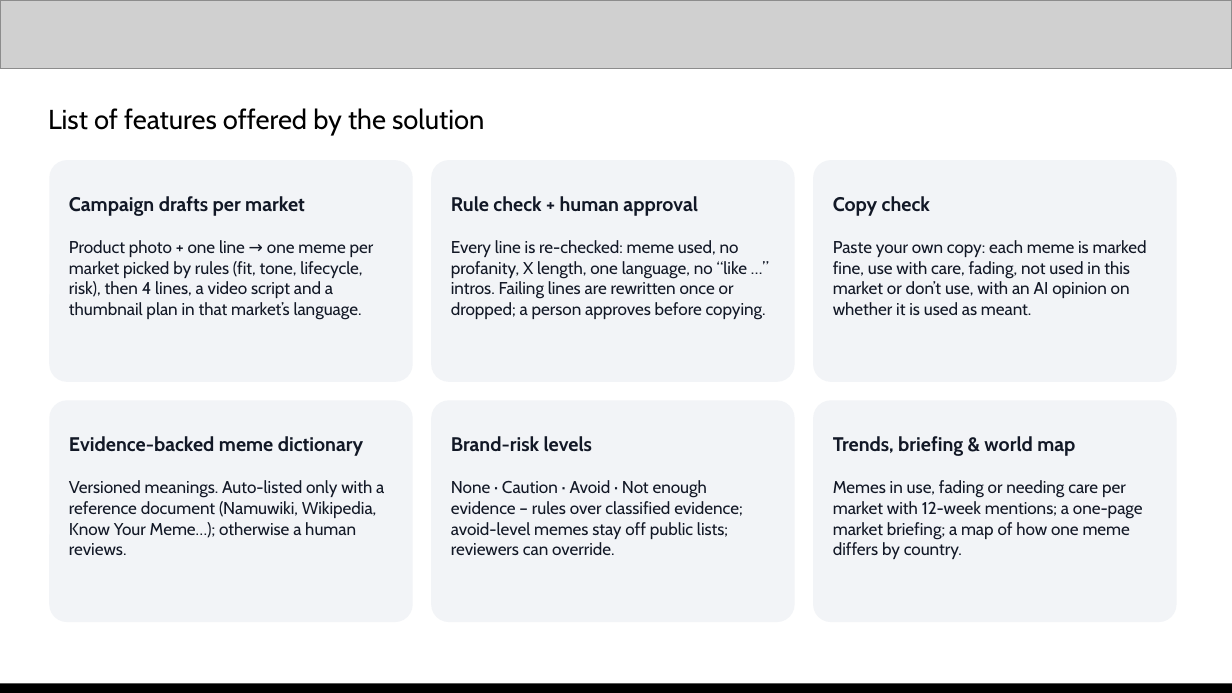
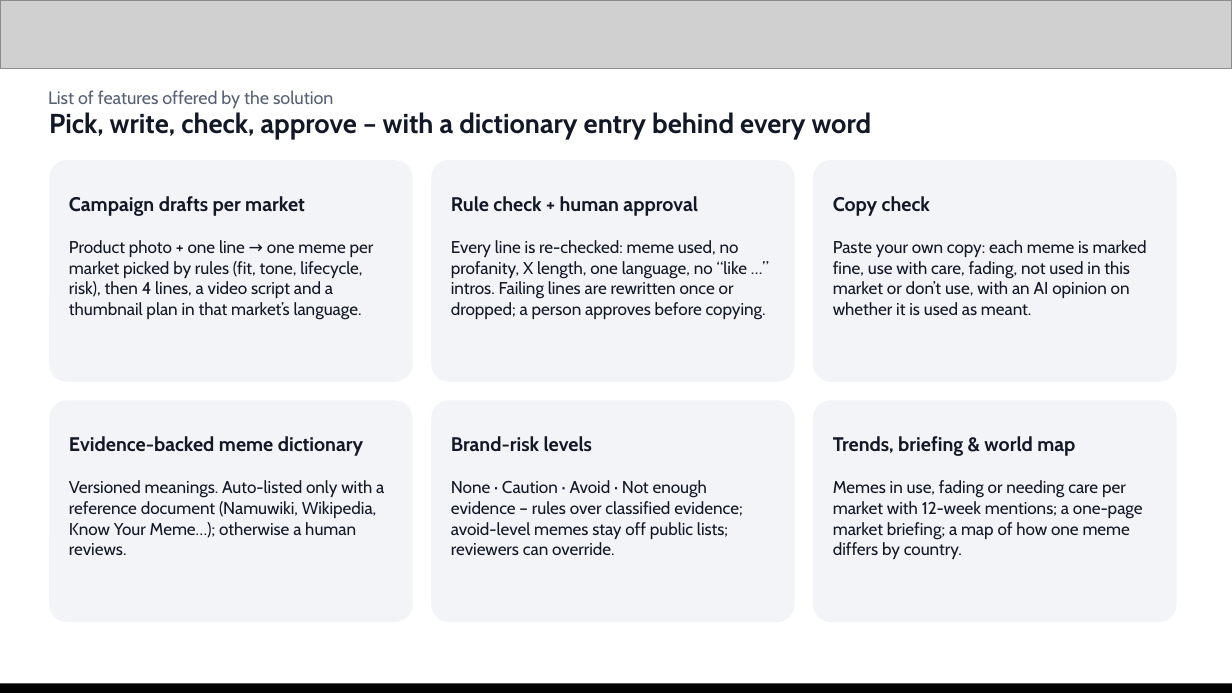
Before and after one commit to Sihyeon-Ji/trend-interpreter, a slide deck: slide 4 of docs/대회/제출/AI-Builder-Cup-제출-초안.pptx. Drawn at 1232x693 pixels with LibreOffice and Linux fonts; fonts in the diff are those of the drawing; grey boxes stand for pictures. Boxes give left, top, right and bottom in pixels: in the first picture for what was removed or moved away, otherwise in the second. Text is boxed around its words. In the diff, an @@ line names an element or a change of style, - is before the commit and + after.

```diff
--- a/docs/대회/제출/AI-Builder-Cup-제출-초안.pptx
+++ b/docs/대회/제출/AI-Builder-Cup-제출-초안.pptx
@@ text "List of features offered by ...": place and size @@
-text "List of features offered by ..." at (48,108,484,135)
+text "List of features offered by ..." at (48,90,333,109)
@@ text "List of features offered by ..." at (48,90,333,109): size 16 to 10.5 pt, text colour none to #566074 @@
@@ text added at (49,112,872,139), 16 pt, text #121826, bold @@
+Pick, write, check, approve – with a dictionary entry behind every word
```
Also in this commit, not shown: 10 other slides changed, 3 slides added, 13 other files.
